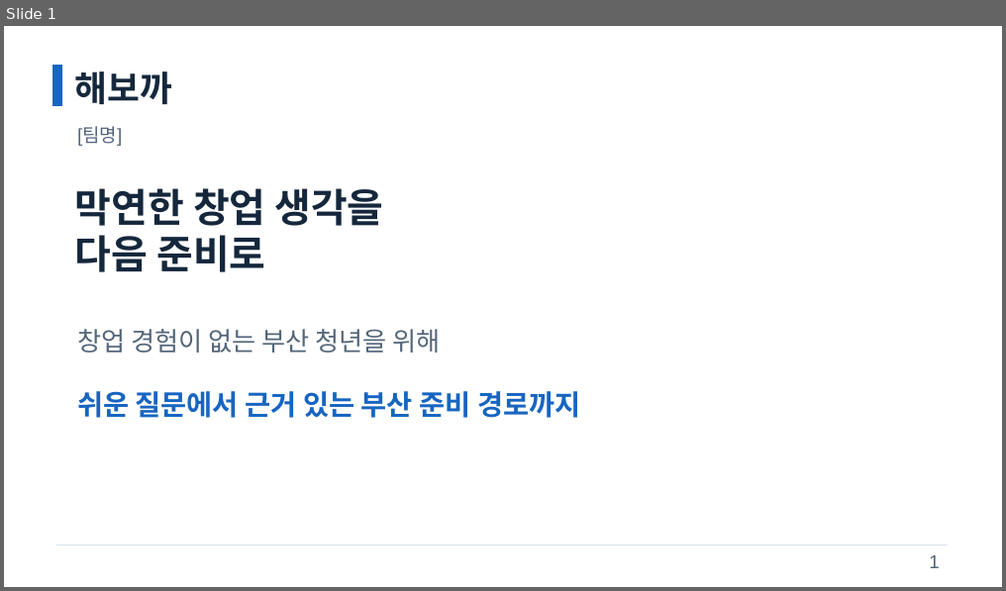
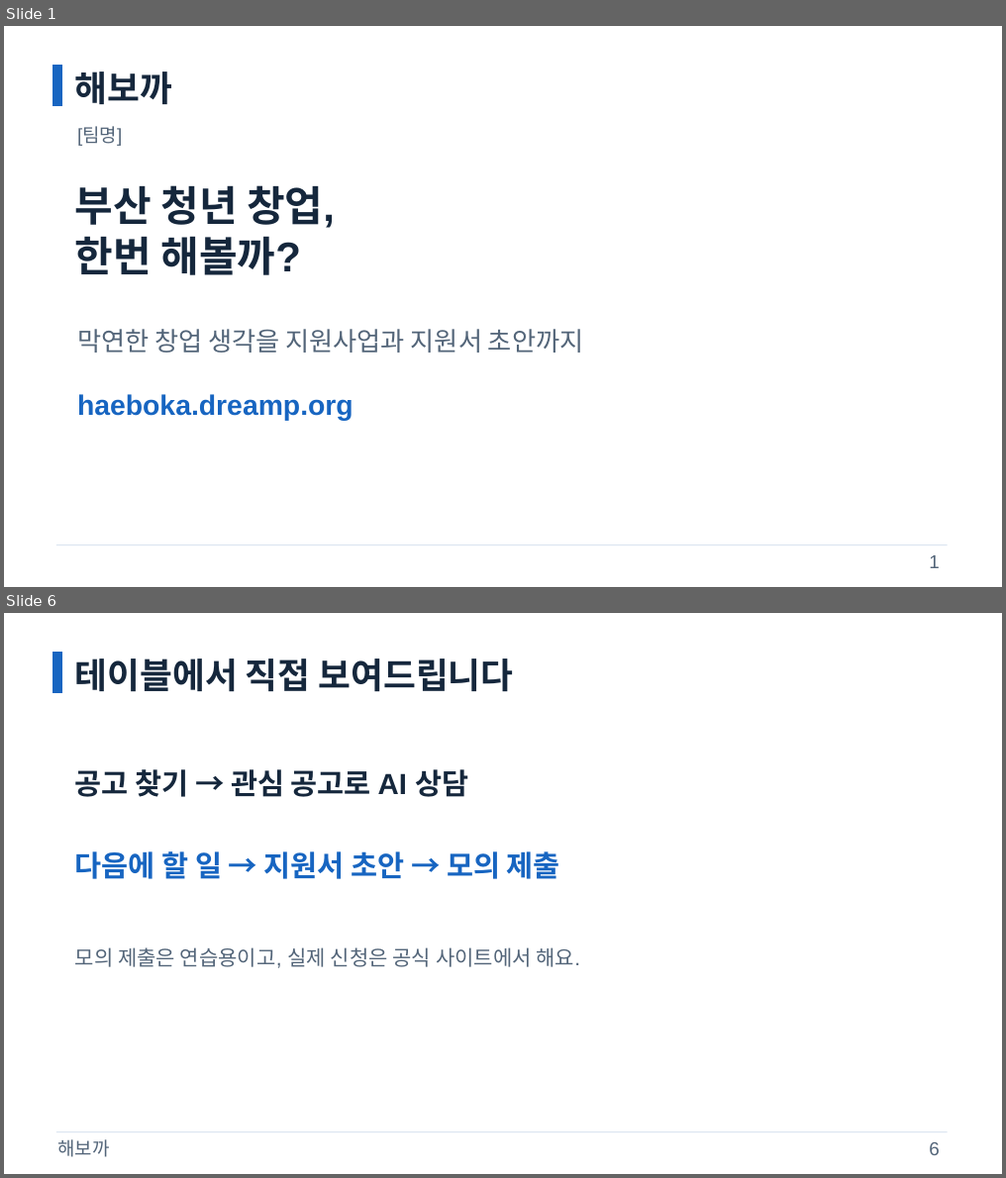
Before and after one commit to samsepi0l-1337/hackaton, a slide deck: docs/presentation/gil-pitch.pptx. Shown one above the other, each under a label of ours: slide 1 before the commit, slides 1 and 6 after it; the slides between them are not shown. The pictures are 1006x591 and 1006x1178 pixels, drawn with LibreOffice and Linux fonts; fonts in the diff are those of the drawing. Boxes give left, top, right and bottom in pixels: in the first picture for what was removed or moved away, otherwise in the second. Text is boxed around its words. In the diff, an @@ line names an element or a change of style, - is before the commit and + after.

```diff
--- a/docs/presentation/gil-pitch.pptx
+++ b/docs/presentation/gil-pitch.pptx
@@ slide 6 added at (x1=4, y1=613, x2=1002, y2=1174), background #FFFFFF @@
@@ rectangle added at (x1=53, y1=652, x2=62, y2=693), fill #1765C1, outline #1765C1 1 pt @@
@@ text added at (x1=75, y1=659, x2=514, y2=692), 34 pt, text #15273C, bold @@
+테이블에서 직접 보여드립니다
@@ text added at (x1=75, y1=769, x2=468, y2=797), 28 pt, text #15273C, bold @@
+공고 찾기 → 관심 공고로 AI 상담
@@ text added at (x1=75, y1=852, x2=560, y2=879), 28 pt, text #1765C1, bold @@
+다음에 할 일 → 지원서 초안 → 모의 제출
@@ text added at (x1=75, y1=948, x2=580, y2=968), 20 pt, text #536579 @@
+모의 제출은 연습용이고, 실제 신청은 공식 사이트에서 해요.
@@ line added from (56, 1133) to (947, 1133), #DBE5F0 1 pt @@
@@ text added at (x1=57, y1=1140, x2=109, y2=1157), 18 pt, text #536579 @@
+해보까
@@ text added at (x1=929, y1=1143, x2=940, y2=1156), 18 pt, text #536579 @@
+6
@@ slide 1 changed as well @@
@@ text at (x1=75, y1=185, x2=335, y2=275): text changed; size 38 to 40 pt @@
-막연한 창업 생각을
-다음 준비로
+부산 청년 창업,
+한번 해볼까?
@@ text at (x1=77, y1=329, x2=583, y2=353): text changed @@
-창업 경험이 없는 부산 청년을 위해
+막연한 창업 생각을 지원사업과 지원서 초안까지
@@ text at (x1=77, y1=394, x2=353, y2=420): text changed @@
-쉬운 질문에서 근거 있는 부산 준비 경로까지
+haeboka.dreamp.org
```
Also in this commit, not shown: 1 other slide changed, 4 other slides added, 4 slides removed, 4 other files.
